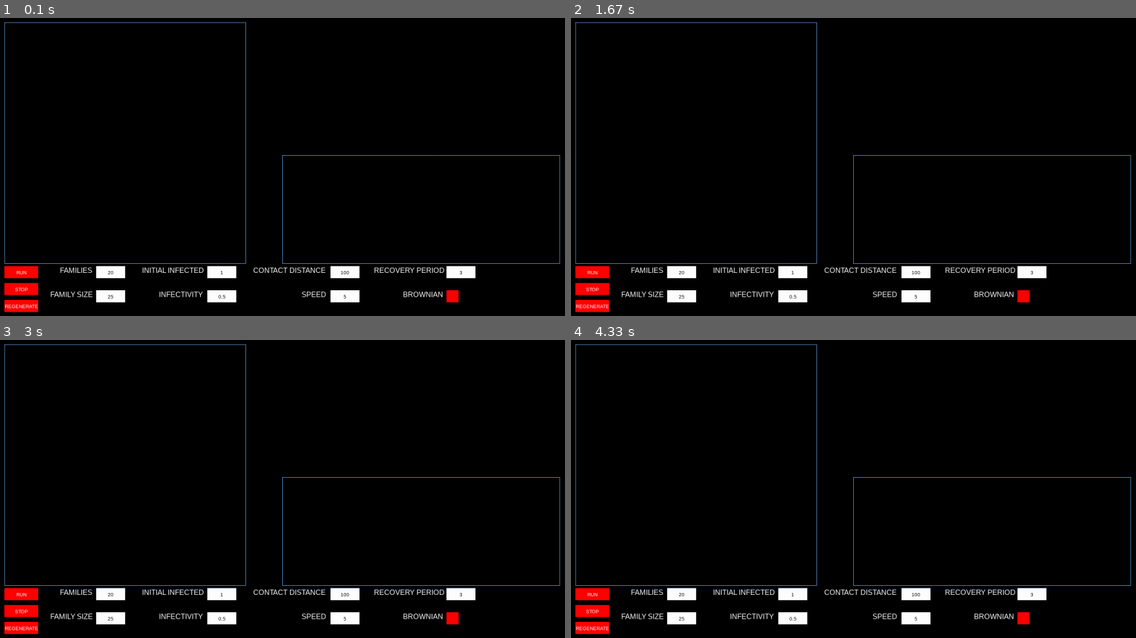
Above: before the commit, frames 1-4 (two rows, left to right).
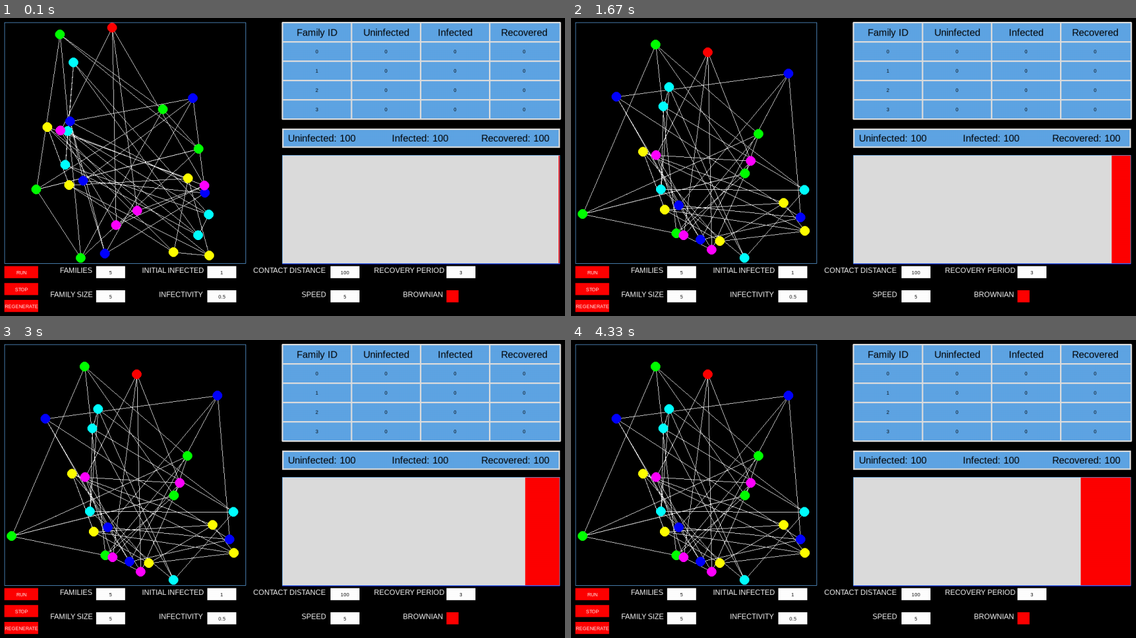
Above: after the commit, the same moments.

Repository: linyirun/EpidemicSimulator
Game: pygame game, started from main.py
Same seed, same stepped clock (60 frames per second), same inputs: the game is played once before the commit and once after it.
Inputs (mouse positions are in pixels of both pictures, inside the frame that each line leads up to):
- Up to frame 1 (0.1 s): no input
- Up to frame 2 (1.67 s): click "RUN" at 0.4 s; click (859, 184) at 0.73 s; click "STOP" at 1.07 s; click (1062, 274) at 1.4 s
- Up to frame 3 (3 s): click "5" at 2.23 s; click (265, 435) at 2.57 s
- Up to frame 4 (4.33 s): click "5" at 3.4 s; click (1034, 480) at 3.73 s

The runs differ from the first frame. In frame 1, 42% of the frame differs, in the area x 5-100%, y 1-95%; in frame 2, 42%; in frame 3, 42%; in frame 4, 42%.

Commit message:
added error detection for user inputs

Diff:
--- a/main.py
+++ b/main.py
@@ -42,6 +42,9 @@
 screen = py.display.set_mode(size)
 py.display.set_caption(TITLE)
 stats = py.Surface((STATS_W, STATS_H))
+
+# global non constant variables
+button_changed = True
 
 
 class Button:
@@ -128,6 +131,7 @@
         Preconditons:
             - len(event_unicode) == 1
         """
+        global button_changed
         if self.input_type == 'float':
             # Checks if the resulting number is in the bound - otherwise make it empty
             to_add = event_unicode if self.bounds[0] <= float(self.text + event_unicode) <= \
@@ -137,13 +141,16 @@
             # Exception: "0." is a valid input
             if self.text != '0' or to_add == '.':
                 self.text += to_add
+                button_changed = True
 
         elif self.input_type == 'int':
             possible_text = self.text + event_unicode
-            to_add = event_unicode if self.bounds[0] <= int(
-                possible_text) < self.bounds[1] else ''
-            self.text = str(int(self.text +
-                                to_add)) if self.text + to_add != '' else ''
+            if self.bounds[0] <= int(possible_text) < self.bounds[1]:
+                to_add = event_unicode
+                button_changed = True
+            else:
+                to_add = ''
+            self.text = str(int(self.text + to_add)) if self.text + to_add != '' else ''
 
 
 class StackedAreaGraph:
@@ -392,15 +399,16 @@
 
 def main():
     """The function that runs the project"""
+    global button_changed
     # Initializes pygame stuff
     py.init()
     py.font.init()
     # Initializes buttons
     run_b = Button(25, 530, 70, 25, 'RUN', WHITE, RED, True)
-    fam_pop_b = InputButton(215, 580, 60, 25, '25', BLACK, WHITE, True, 'int',
+    fam_pop_b = InputButton(215, 580, 60, 25, '5', BLACK, WHITE, True, 'int',
                             (1, 51))
     regen_b = Button(25, 600, 70, 25, 'REGENERATE', WHITE, RED, True)
-    fam_b = InputButton(215, 530, 60, 25, '20', BLACK, WHITE, True, 'int',
+    fam_b = InputButton(215, 530, 60, 25, '5', BLACK, WHITE, True, 'int',
                         (1, 21))
     infect_b = InputButton(445, 580, 60, 25, '0.5', BLACK, WHITE, True,
                            'float', (0.0, 1.0))
@@ -430,6 +438,8 @@
     done = False
     is_running = False
     can_initialize_run = True
+    draw_run_error = False
+    error_timer = FPS
     clock = py.time.Clock()
 
     while not done:
@@ -488,7 +498,7 @@
             # updates bounds for initial infected
             if b is inital_infected_b:
                 b.bounds = (
-                1, int(fam_pop_b.text) * int(fam_b.text) if fam_pop_b.text != '' and fam_b.text != '' else 1)
+                    1, int(fam_pop_b.text) * int(fam_b.text) if fam_pop_b.text != '' and fam_b.text != '' else 1)
                 if b.text != '':
                     b.text = str(
                         min(
@@ -496,59 +506,77 @@
                             int(fam_pop_b.text) * int(fam_b.text) if
                             fam_pop_b.text != '' and fam_b.text != '' else 1))
             b.update()
-        if is_running and can_initialize_run:
-            can_initialize_run = False
-            try:
-                population = int(fam_b.text) * int(fam_pop_b.text)
-            except ValueError:
-                draw_text(SCREEN_WIDTH // 2, SCREEN_HEIGHT // 2, "INPUTS MUST BE VALID", 50, RED)
-                can_initialize_run = True
-                is_running = False
-            else:
+        # always initlialized a new simulatinon if is not running
+        if button_changed:
+            if all(button.text != '' for button in buttons if
+                   isinstance(button, InputButton) and button is not brownian):
                 num_families = int(fam_b.text)
-                simulation = sim(num_families, 1, 5, 100, 3, 100, FPS, False)
+                family_size = int(fam_pop_b.text)
+                population = num_families * family_size
+                speed = int(speed_b.text)
+                recovery = float(recover_period.text)
+                inital_infected = int(inital_infected_b.text)
+                close_contact_distance = int(close_cont_b.text)
+                simulation = sim(num_families, family_size, speed, int(FPS * recovery), inital_infected,
+                                 close_contact_distance, FPS, False)
                 main_graph = simulation.simu_graph
                 stacked_graph = StackedAreaGraph(population, main_graph)
                 stats_table = StatsTable(num_families)
+            button_changed = False
+
+        if is_running and can_initialize_run:
+            can_initialize_run = False
+            if not all(button.text != '' for button in buttons if
+                   isinstance(button, InputButton) and button is not brownian):
+                draw_run_error = True
+                can_initialize_run = True
+                is_running = False
 
         if is_running:
-            # update main graph edges
             simulation.frame()
-            for j in main_graph.infected:
-                for m in j.close_contact:
-                    x = main_graph.id_to_person[m].location[0]
-                    y = main_graph.id_to_person[m].location[1]
-                    draw_edge((j.location[0] + 25, j.location[1] + 25), (x + 25, y + 25), WHITE)
-            for k in main_graph.id_to_person.values():
-                for n in main_graph.id_to_person.values():
-                    if k.family_id == n.family_id:
-                        x = n.location[0]
-                        y = n.location[1]
-                        draw_edge((k.location[0] + 25, k.location[1] + 25), (x + 25, y + 25), WHITE)
-            # Update the main graph nodes
-            for j in main_graph.infected:
-                x = j.location[0]
-                y = j.location[1]
-                draw_node((x + 25, y + 25), (255, 0, 0))
-            for k in main_graph.recovered:
-                x = k.location[0]
-                y = k.location[1]
-                draw_node((x + 25, y + 25), (0, 0, 255))
-
-            for family_id in range(1, simulation.num_family + 1):
-                for person in simulation.id_to_family[family_id]:
-                    if person.state != INFECTED:
-                        draw_node((person.location[0] + 25, person.location[1] + 25), COLORS[family_id - 1])
-
-            stacked_graph.update()
-            stats_table.update()
-            # checks if simulation is done
-            if simulation.simu_graph.infected == set() or active_button is stop_b:
-                is_running = False
-                can_initialize_run = True
-
+        # update main graph edges
+        for j in main_graph.infected:
+            for m in j.close_contact:
+                x = main_graph.id_to_person[m].location[0]
+                y = main_graph.id_to_person[m].location[1]
+                draw_edge((j.location[0] + 25, j.location[1] + 25), (x + 25, y + 25), WHITE)
+        for k in main_graph.id_to_person.values():
+            for n in main_graph.id_to_person.values():
+                if k.family_id == n.family_id:
+                    x = n.location[0]
+                    y = n.location[1]
+                    draw_edge((k.location[0] + 25, k.location[1] + 25), (x + 25, y + 25), WHITE)
+        # Update the main graph nodes
+        for j in main_graph.infected:
+            x = j.location[0]
+            y = j.location[1]
+            draw_node((x + 25, y + 25), (255, 0, 0))
+        for k in main_graph.recovered:
+            x = k.location[0]
+            y = k.location[1]
+            draw_node((x + 25, y + 25), (0, 0, 255))
+
+        for family_id in range(1, simulation.num_family + 1):
+            for person in simulation.id_to_family[family_id]:
+                if person.state != INFECTED:
+                    draw_node((person.location[0] + 25, person.location[1] + 25), COLORS[family_id - 1])
+
+        stacked_graph.update()
+        # checks if simulation is done
+        if simulation.simu_graph.infected == set() or active_button is stop_b:
+            is_running = False
+            can_initialize_run = True
 
         update_text_and_graphs()
+
+        stats_table.update()
+        if draw_run_error:
+            if error_timer == 0:
+                error_timer = FPS
+                draw_run_error = False
+            error_timer -= 1
+            draw_text(SCREEN_WIDTH // 4, SCREEN_HEIGHT // 4, 'ALL INPUTS MUST BE VALID', 50, RED)
+
         py.display.flip()
         clock.tick(FPS)
 
